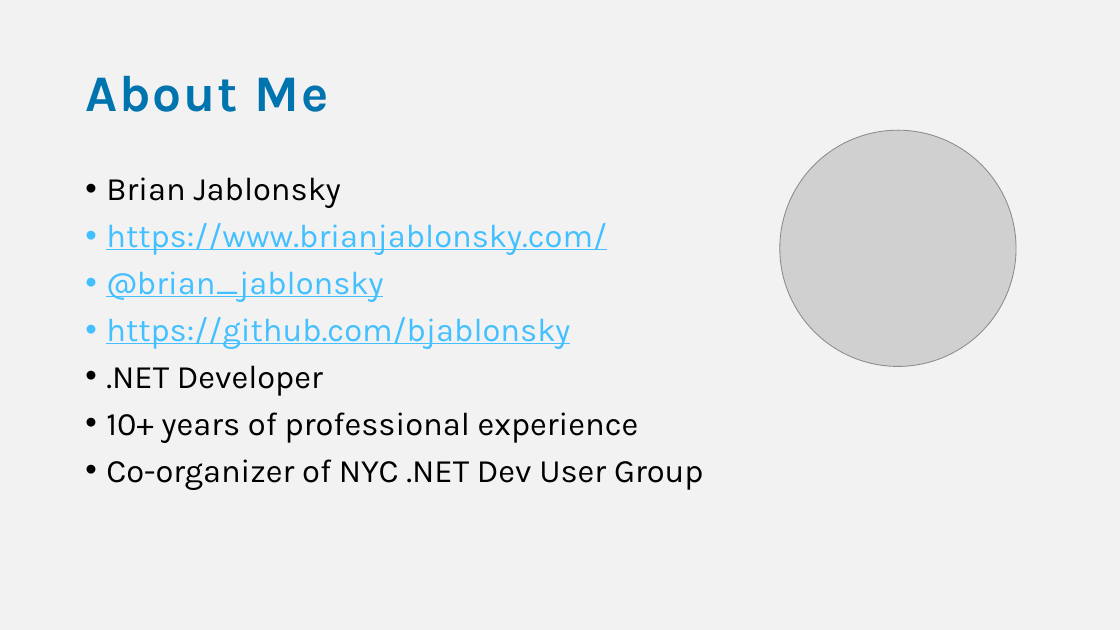
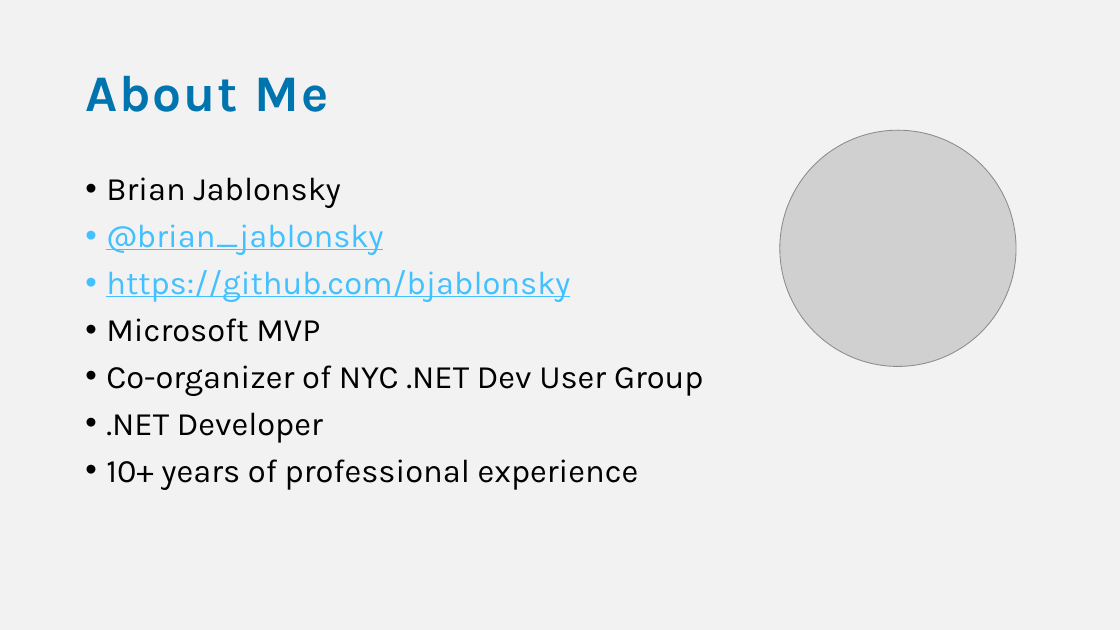
Before and after one commit to bjablonsky/GithubActions, a slide deck: slide 2 of slides/GithubActions-WorkflowsInYourRepo.pptx. Drawn at 1120x630 pixels with LibreOffice and Linux fonts; fonts in the diff are those of the drawing; grey boxes stand for pictures. Boxes give left, top, right and bottom in pixels: in the first picture for what was removed or moved away, otherwise in the second. Text is boxed around its words. In the diff, an @@ line names an element or a change of style, - is before the commit and + after.

```diff
--- a/slides/GithubActions-WorkflowsInYourRepo.pptx
+++ b/slides/GithubActions-WorkflowsInYourRepo.pptx
@@ text at <box>106,223,607,255</box>: paragraph removed @@
-• https://www.brianjablonsky.com/
@@ text at <box>106,318,703,396</box>: paragraphs added @@
+• Microsoft MVP
+• Co-organizer of NYC .NET Dev User Group
@@ text at <box>106,459,703,490</box>: paragraph removed @@
-• Co-organizer of NYC .NET Dev User Group
```
Also in this commit, not shown: 5 other slides changed, 1 slide added, 1 other file.
